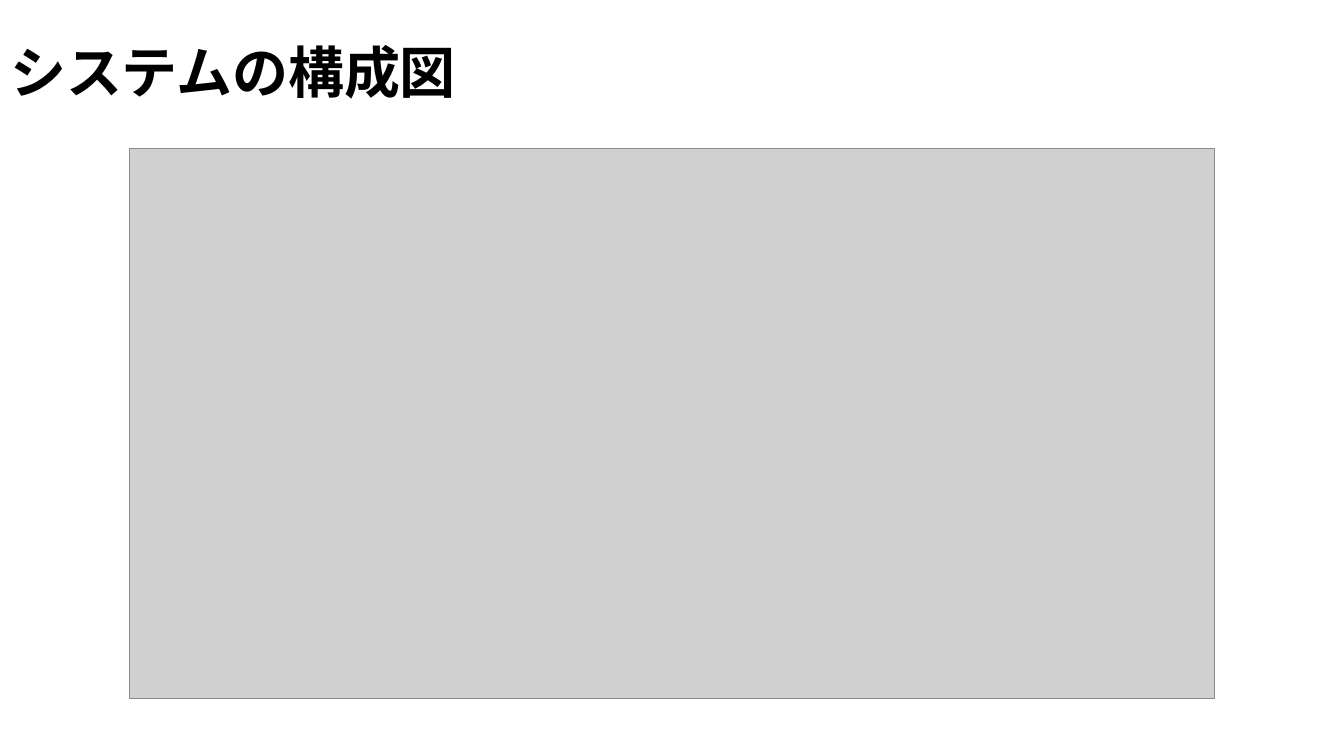
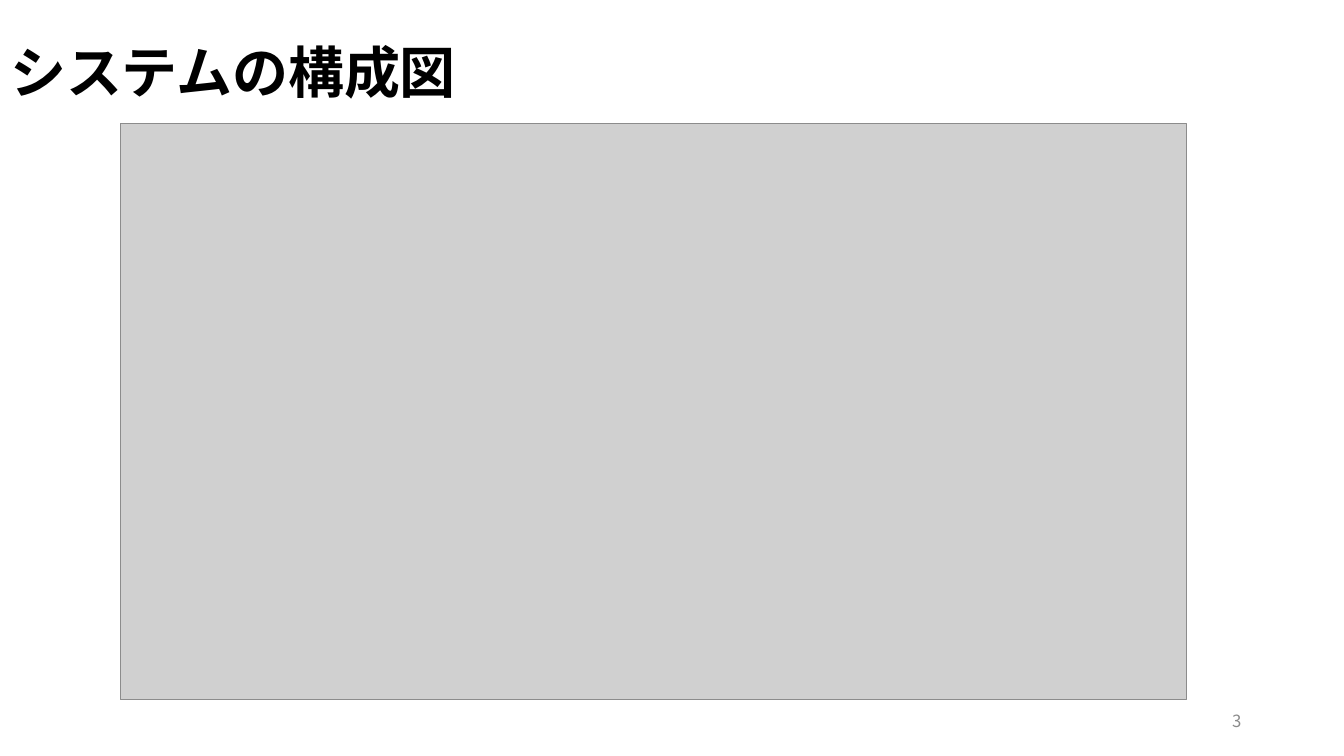
Before and after one commit to OOL2020-goodluckfanfield/Document, a slide deck: slide 3 of ool2020_middle_report_volume３_10_25 .pptx. Drawn at 1344x756 pixels with LibreOffice and Linux fonts; fonts in the diff are those of the drawing; grey boxes stand for pictures. Boxes give left, top, right and bottom in pixels: in the first picture for what was removed or moved away, otherwise in the second. Text is boxed around its words. In the diff, an @@ line names an element or a change of style, - is before the commit and + after.

```diff
--- a/ool2020_middle_report_volume３_10_25 .pptx
+++ b/ool2020_middle_report_volume３_10_25 .pptx
@@ picture: place and size @@
-picture at [130, 148, 1215, 699]
+picture at [121, 124, 1187, 701]
@@ page number added at [1232, 714, 1241, 727], 12 pt, text #8C8C8C @@
+3
```
Also in this commit, not shown: 9 other slides changed, 3 slides added.
